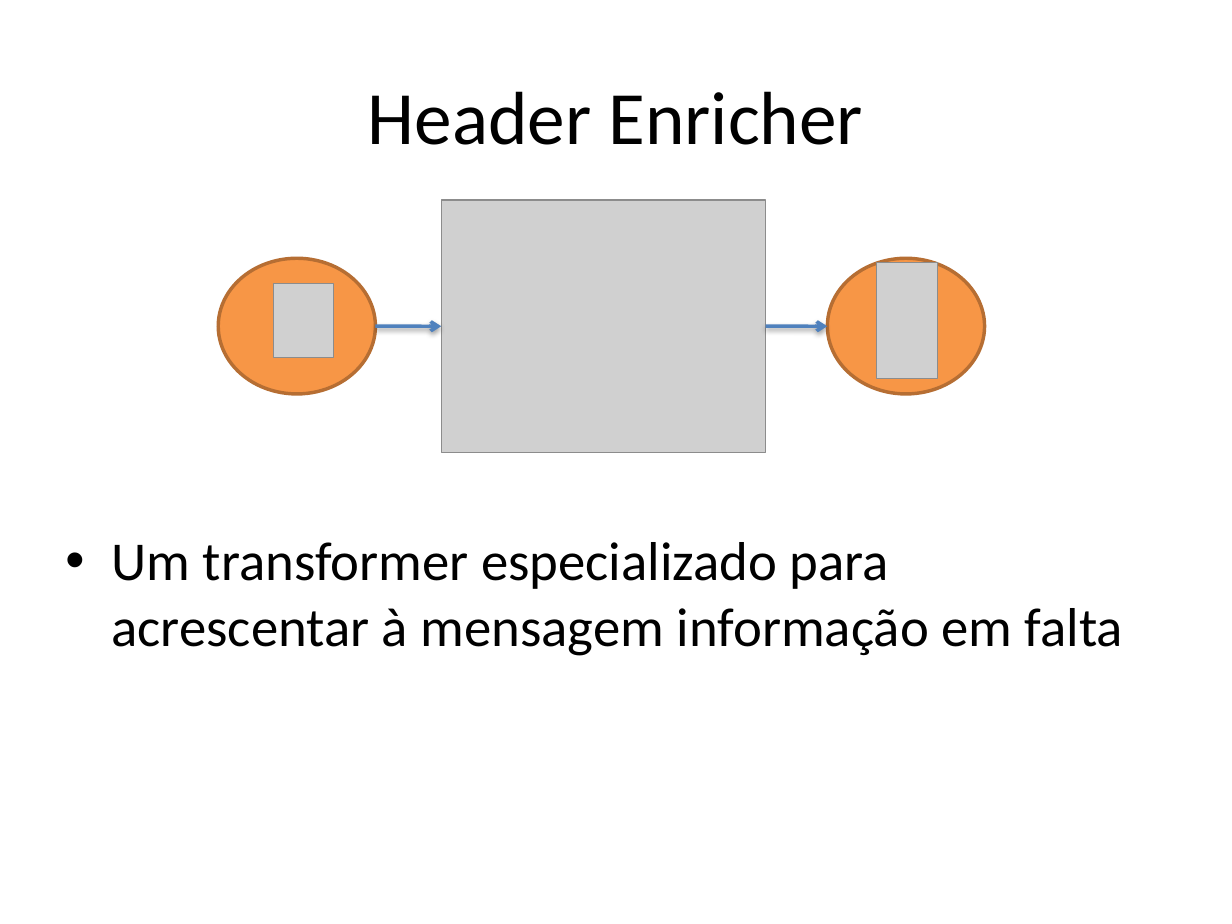
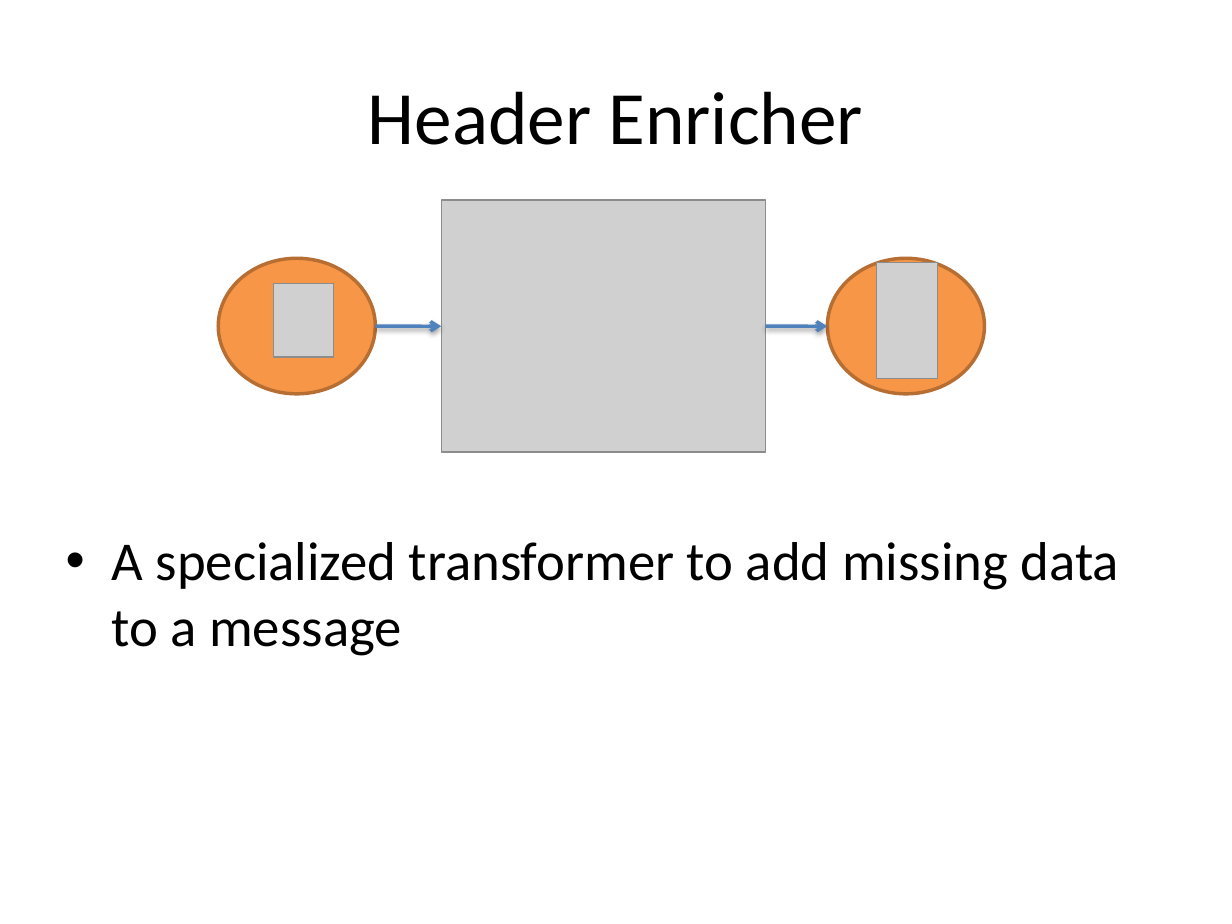
Before and after one commit to Cauliflower1988/cafe-si, a slide deck: slide 7 of src/site/training-resources/Sunset Integration.pptx. Drawn at 1232x924 pixels with LibreOffice and Linux fonts; fonts in the diff are those of the drawing; grey boxes stand for pictures. Boxes give left, top, right and bottom in pixels: in the first picture for what was removed or moved away, otherwise in the second. Text is boxed around its words. In the diff, an @@ line names an element or a change of style, - is before the commit and + after.

```diff
--- a/src/site/training-resources/Sunset Integration.pptx
+++ b/src/site/training-resources/Sunset Integration.pptx
@@ text at (112,542,1119,656): text changed @@
-• Um transformer especializado para acrescentar à mensagem informação em falta
+• A specialized transformer to add missing data to a message
```
Also in this commit, not shown: 12 other slides changed.
